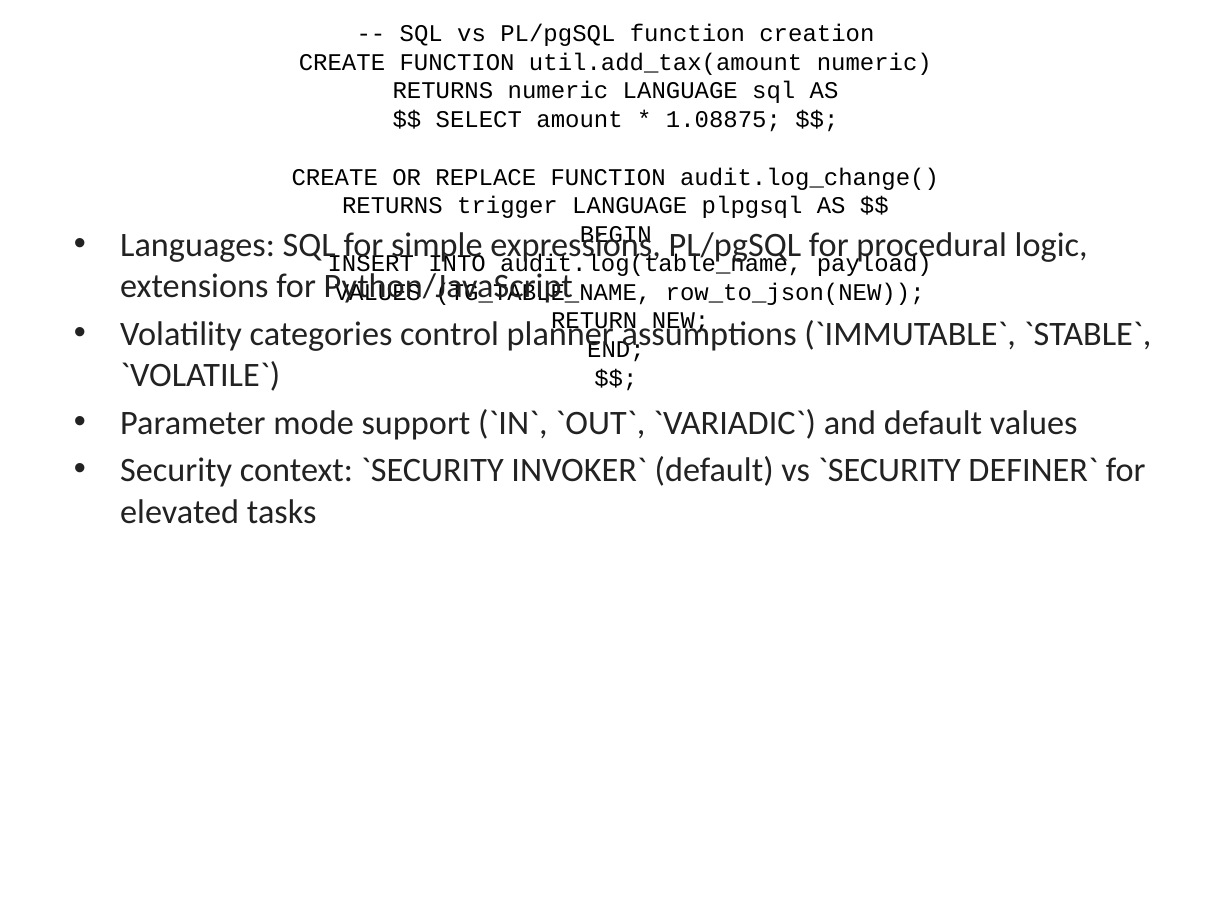
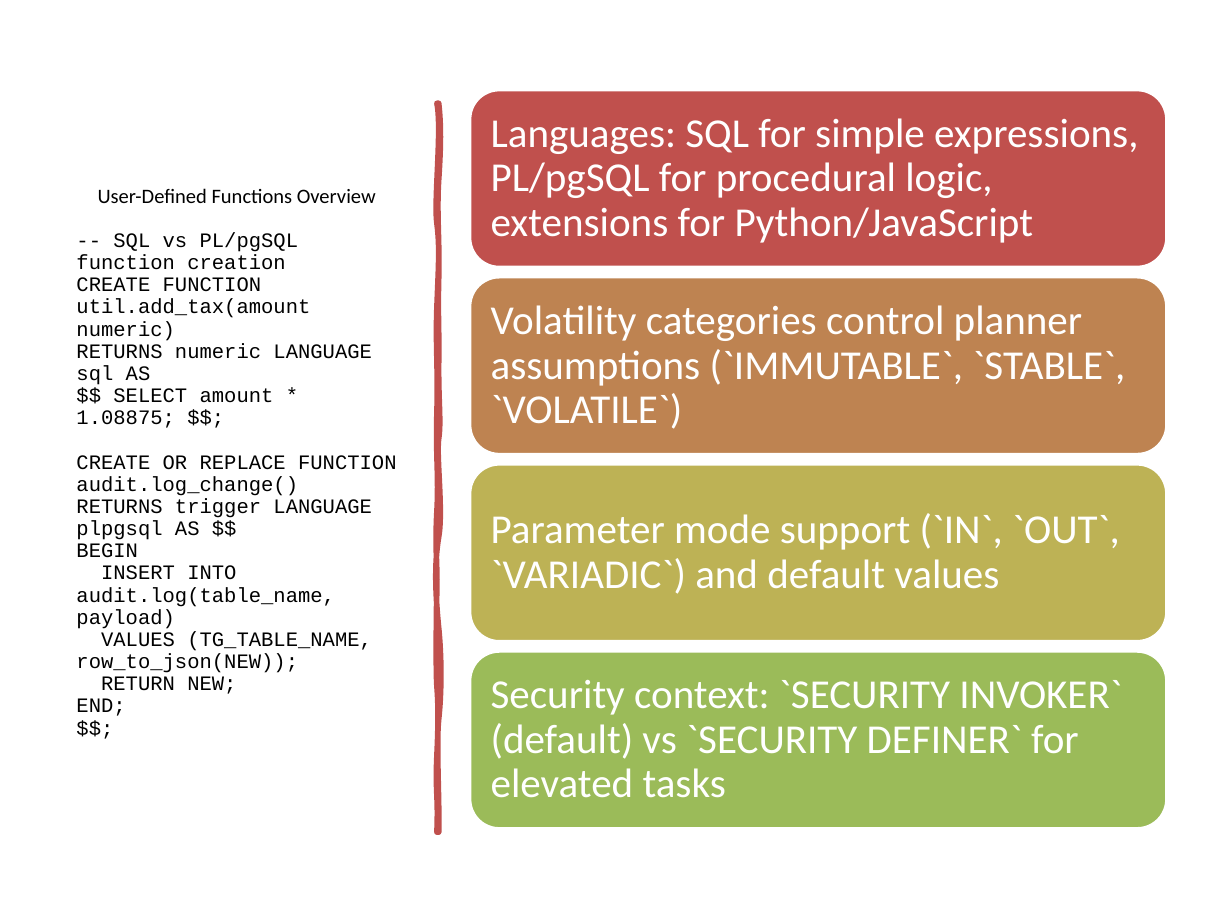
Before and after one commit to lolusername/CST4714_DB_admin, a slide deck: slide 4 of week_4/Week4_Advanced_SQL_Transactions.pptx. Drawn at 1232x924 pixels with LibreOffice and Linux fonts; fonts in the diff are those of the drawing. Boxes give left, top, right and bottom in pixels: in the first picture for what was removed or moved away, otherwise in the second. Text is boxed around its words. In the diff, an @@ line names an element or a change of style, - is before the commit and + after.

```diff
--- a/week_4/Week4_Advanced_SQL_Transactions.pptx
+++ b/week_4/Week4_Advanced_SQL_Transactions.pptx
@@ title "User-Defined Functions Overview" moved from (x1=292, y1=23, x2=939, y2=362) to (x1=76, y1=188, x2=397, y2=716) @@
@@ title "User-Defined Functions Overview" at (x1=76, y1=188, x2=397, y2=716): size 44 to 12 pt in "User-Defined Functions Overview"; size 14 to 12 pt; line spacing 1 to 0.9; alignment centre to left @@
@@ freeform shape added at (x1=438, y1=103, x2=439, y2=832), fill #C0504D, outline #C0504D 3.25 pt @@
@@ text removed at (x1=120, y1=227, x2=1152, y2=524) @@
-• Languages: SQL for simple expressions, PL/pgSQL for procedural logic, extensions for Python/JavaScript
-• Volatility categories control planner assumptions (`IMMUTABLE`, `STABLE`, `VOLATILE`)
-• Parameter mode support (`IN`, `OUT`, `VARIADIC`) and default values
-• Security context: `SECURITY INVOKER` (default) vs `SECURITY DEFINER` for elevated tasks
@@ group added at (x1=469, y1=90, x2=1167, y2=828): 4 rounded rectangles, 4 texts @@
+Languages: SQL for simple expressions, PL/pgSQL for procedural logic, extensions for Python/JavaScript
+Volatility categories control planner assumptions (`IMMUTABLE`, `STABLE`, `VOLATILE`)
+Parameter mode support (`IN`, `OUT`, `VARIADIC`) and default values
+Security context: `SECURITY INVOKER` (default) vs `SECURITY DEFINER` for elevated tasks
```
Also in this commit, not shown: 13 other slides changed, 6 other files.
